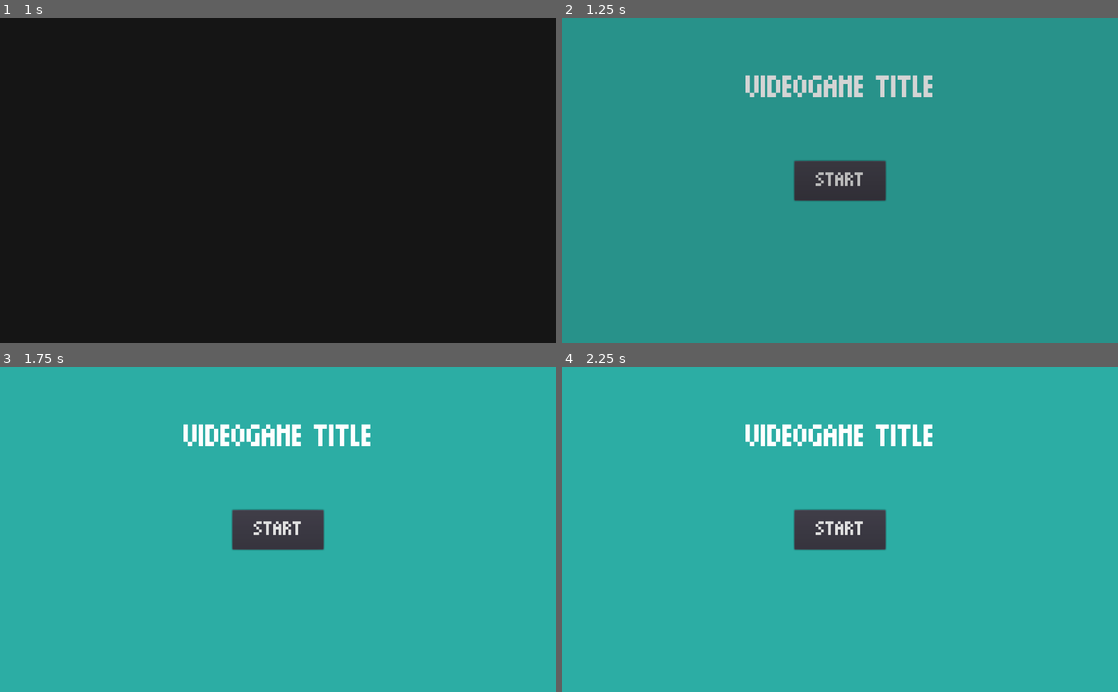
Above: before the commit, frames 1-4 (two rows, left to right).
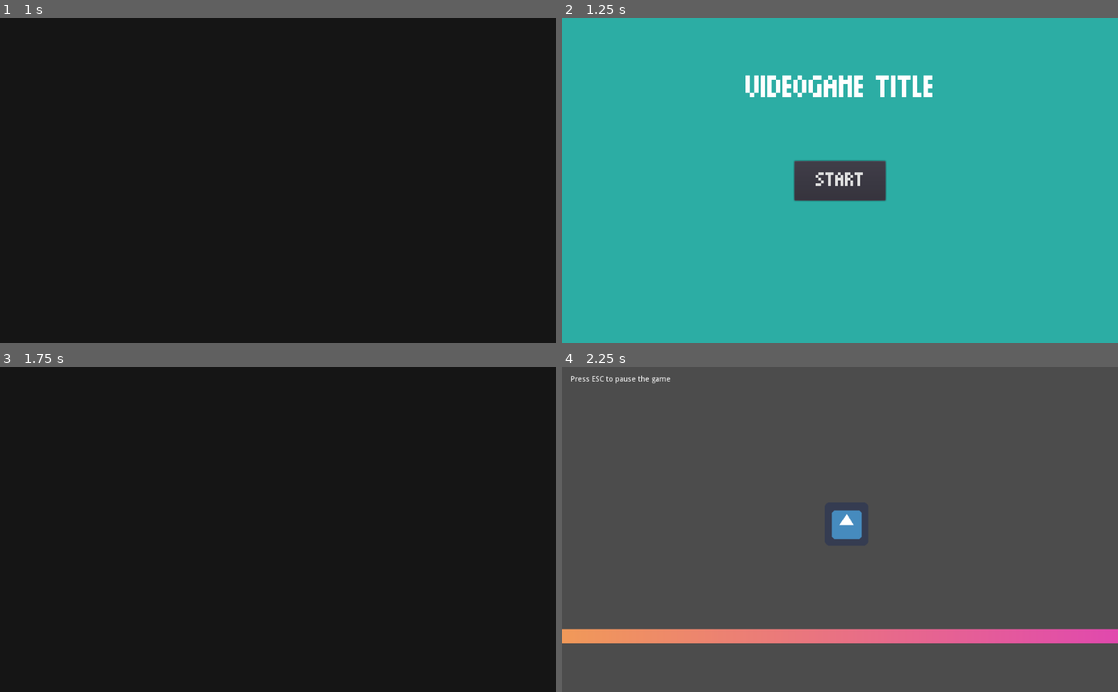
Above: after the commit, the same moments.

Repository: crystal-bit/godot-game-template
Game: Godot game, scene res://scenes/main.tscn
Two runs of this game, one before a commit and one after it. Both use one fixed random seed, a clock stepped at 60 frames per second and the inputs below. The engine's default icon, where the game draws it, is replaced by a stand-in: a white triangle on a blue panel in a dark square.
Inputs:
- Up to frame 1 (1 s): click "START" at 0.5 s
- Up to frame 2 (1.25 s): no input
- Up to frame 3 (1.75 s): click "START" at 1.25 s
- Up to frame 4 (2.25 s): tap Enter at 2 s; hold Right (ui_right) from 2.03 s (still down)

Frame 1 is identical in both runs. In frame 2, 98% of the frame differs, in the area x 0-100%, y 0-100%; in frame 3, 100%; in frame 4, 99%.

Commit message:
Use transparent transition as default

Diff:
--- a/scenes/transitions/transitions.tscn
+++ b/scenes/transitions/transitions.tscn
@@ -49,7 +49,8 @@
 }
 
 [sub_resource type="Animation" id=4]
-length = 0.2
+resource_name = "transparent"
+length = 0.001
 tracks/0/type = "value"
 tracks/0/path = NodePath("ColorRect:color")
 tracks/0/interp = 1
@@ -57,10 +58,10 @@
 tracks/0/imported = false
 tracks/0/enabled = true
 tracks/0/keys = {
-"times": PoolRealArray( 0, 0.0228121, 0.141764 ),
-"transitions": PoolRealArray( 1, 0.31864, 1 ),
+"times": PoolRealArray( 0 ),
+"transitions": PoolRealArray( 1 ),
 "update": 0,
-"values": [ Color( 1, 1, 1, 1 ), Color( 1, 1, 1, 1 ), Color( 1, 1, 1, 0 ) ]
+"values": [ Color( 0.0862745, 0.0862745, 0.0862745, 0 ) ]
 }
 
 [node name="Transitions" type="CanvasLayer"]
@@ -72,15 +73,14 @@
 anchor_right = 1.0
 anchor_bottom = 1.0
 mouse_filter = 2
-color = Color( 0.0862745, 0.0862745, 0.0862745, 1 )
+color = Color( 0.0862745, 0.0862745, 0.0862745, 0 )
 __meta__ = {
 "_edit_use_anchors_": false
 }
 
 [node name="AnimationPlayer" type="AnimationPlayer" parent="."]
-autoplay = "black"
-playback_speed = 0.7
+autoplay = "transparent"
 anims/black = SubResource( 1 )
 anims/fade-from-black = SubResource( 2 )
 anims/fade-to-black = SubResource( 3 )
-anims/flash = SubResource( 4 )
+anims/transparent = SubResource( 4 )
